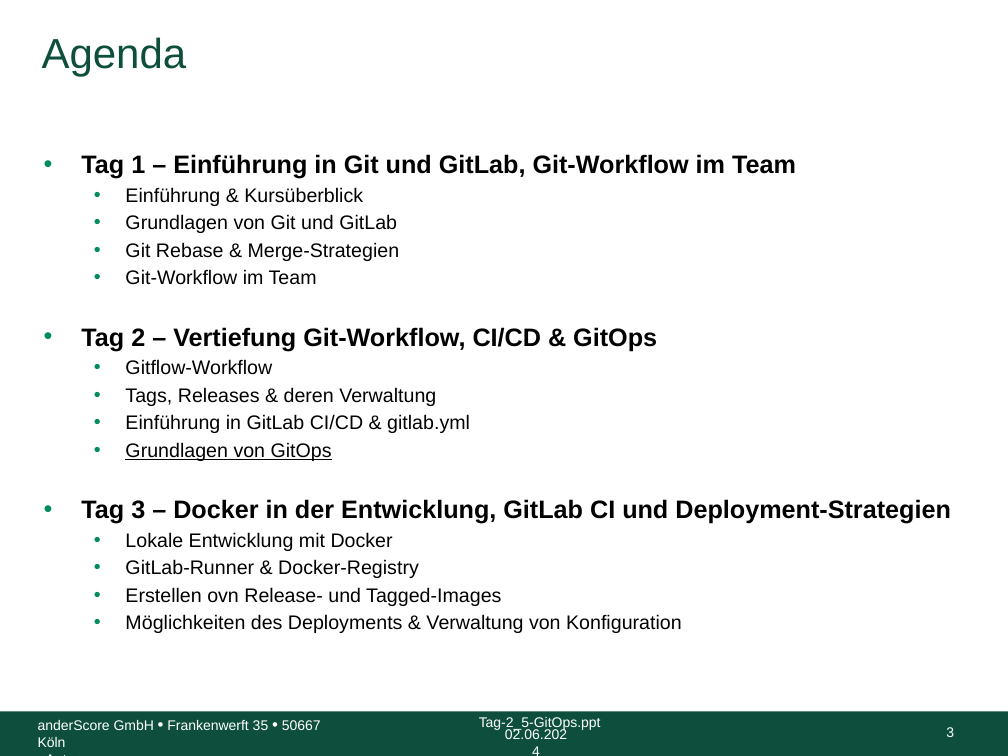
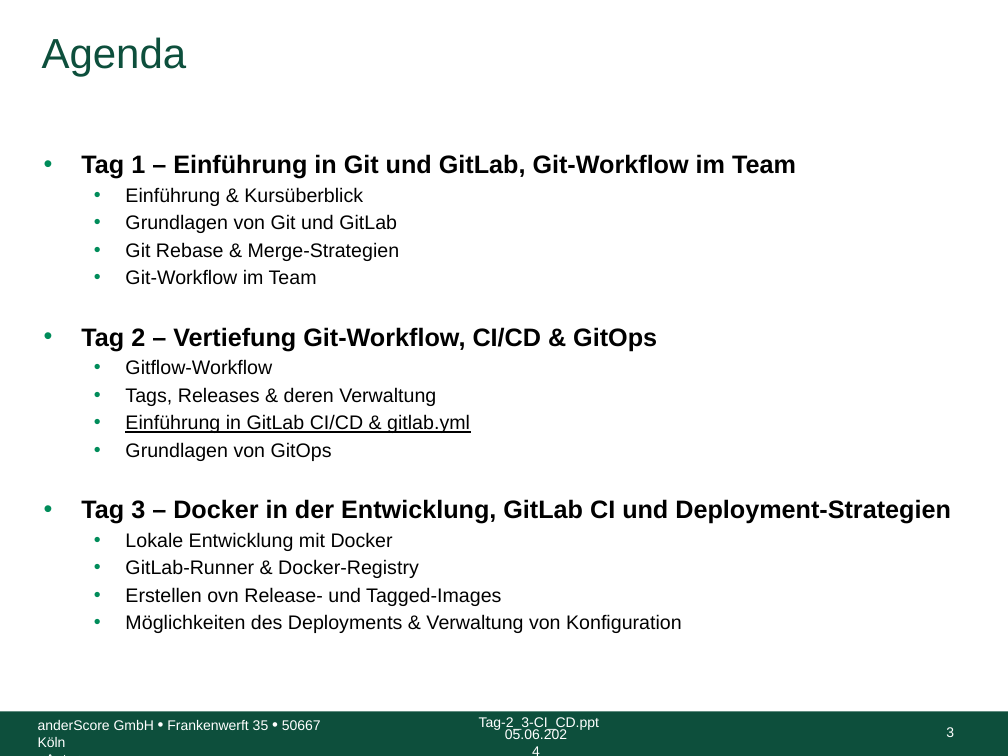
Before and after one commit to anderscore-gmbh/gitlab, a slide deck: slide 3 of slides/Tag-2_3-CI_CD.pptx. Drawn at 1008x756 pixels with LibreOffice and Linux fonts; fonts in the diff are those of the drawing; background and template pictures are left out. Boxes give left, top, right and bottom in pixels: in the first picture for what was removed or moved away, otherwise in the second. Text is boxed around its words. In the diff, an @@ line names an element or a change of style, - is before the commit and + after.

```diff
--- a/slides/Tag-2_3-CI_CD.pptx
+++ b/slides/Tag-2_3-CI_CD.pptx
@@ text at [125, 414, 470, 461]: underline on in "Einführung in GitLab CI/CD & gitlab.yml"; underline off in "Grundlagen von GitOps" @@
@@ text at [479, 717, 599, 730]: text changed @@
-Tag-2_5-GitOps.ppt
+Tag-2_3-CI_CD.ppt
@@ text at [505, 729, 567, 739]: text changed @@
-02.06.2024
+05.06.2024
```
Also in this commit, not shown: 13 other slides changed.
